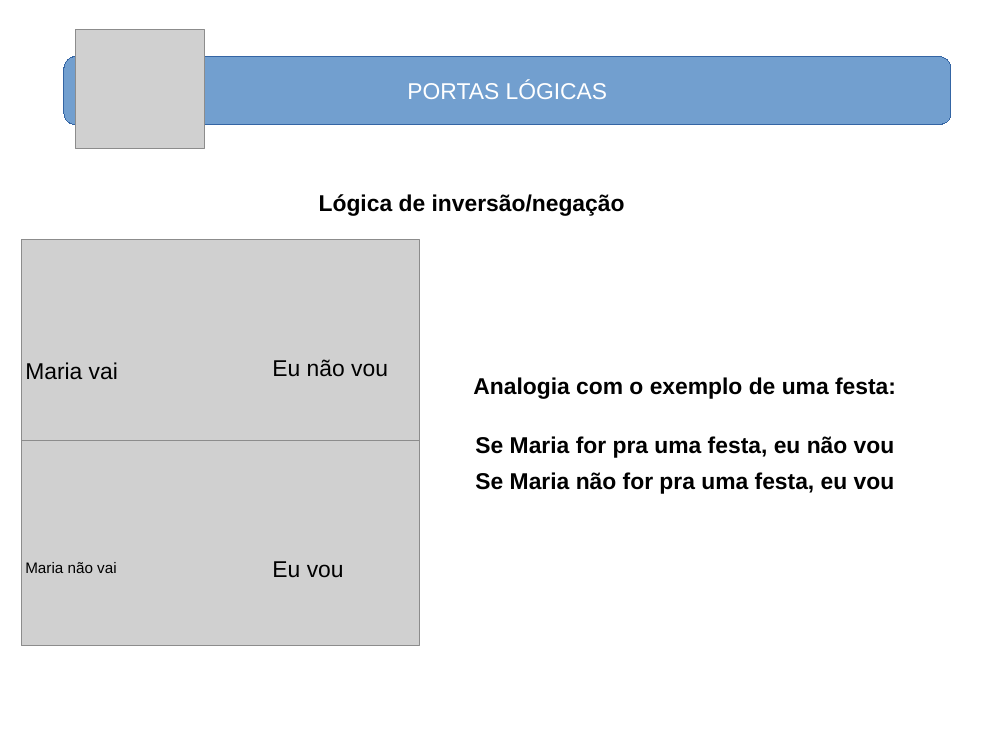
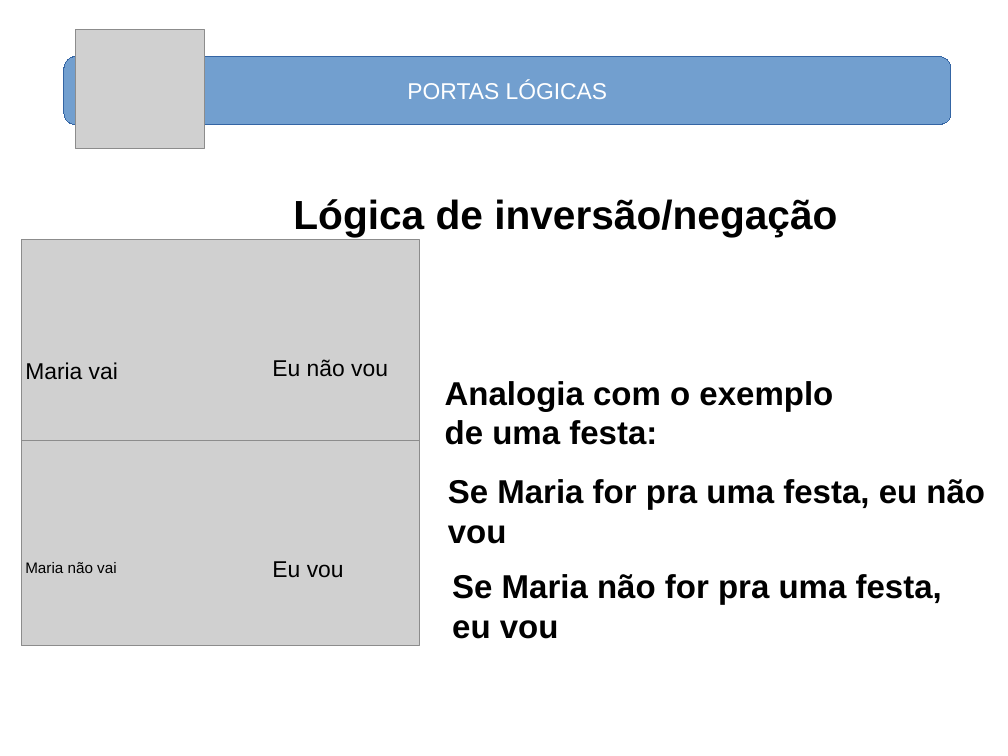
Before and after one commit to nelsoncsc/basicSV, a slide deck: slide 12 of docs/basicSV.odp. Drawn at 1008x756 pixels with LibreOffice and Linux fonts; fonts in the diff are those of the drawing; grey boxes stand for pictures. Boxes give left, top, right and bottom in pixels: in the first picture for what was removed or moved away, otherwise in the second. Text is boxed around its words. In the diff, an @@ line names an element or a change of style, - is before the commit and + after.

```diff
--- a/docs/basicSV.odp
+++ b/docs/basicSV.odp
@@ text "Lógica de inversão/negação": place and size @@
-text "Lógica de inversão/negação" at (319, 194, 625, 216)
+text "Lógica de inversão/negação" at (293, 199, 837, 236)
@@ text "Lógica de inversão/negação" at (293, 199, 837, 236): size 18 to 32 pt @@
@@ text at (445, 381, 833, 445): text changed; size 18 to 26 pt @@
-Analogia com o exemplo de uma festa:
+Analogia com o exemplo
+de uma festa:
@@ text "Se Maria for pra uma ...": place and size @@
-text "Se Maria for pra uma ..." at (475, 436, 895, 458)
+text "Se Maria for pra uma ..." at (448, 479, 985, 544)
@@ text "Se Maria for pra uma ..." at (448, 479, 985, 544): size 18 to 26 pt @@
@@ text "Se Maria não for pra ..." at (452, 574, 942, 639): size 18 to 26 pt @@
@@ text "Se Maria não for pra ...": place and size @@
-text "Se Maria não for pra ..." at (475, 472, 895, 494)
+text "Se Maria não for pra ..." at (452, 574, 942, 639)
```
Also in this commit, not shown: 39 other slides changed, 11 slides added, 3 slides removed, 12 other files.
